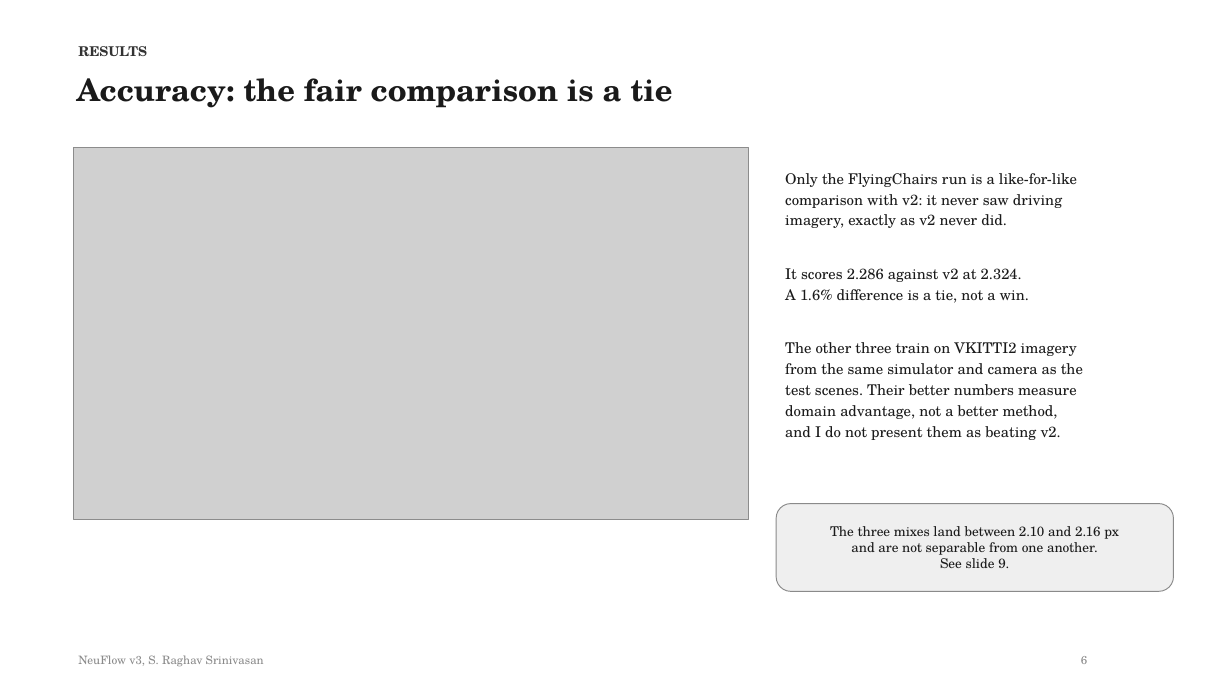
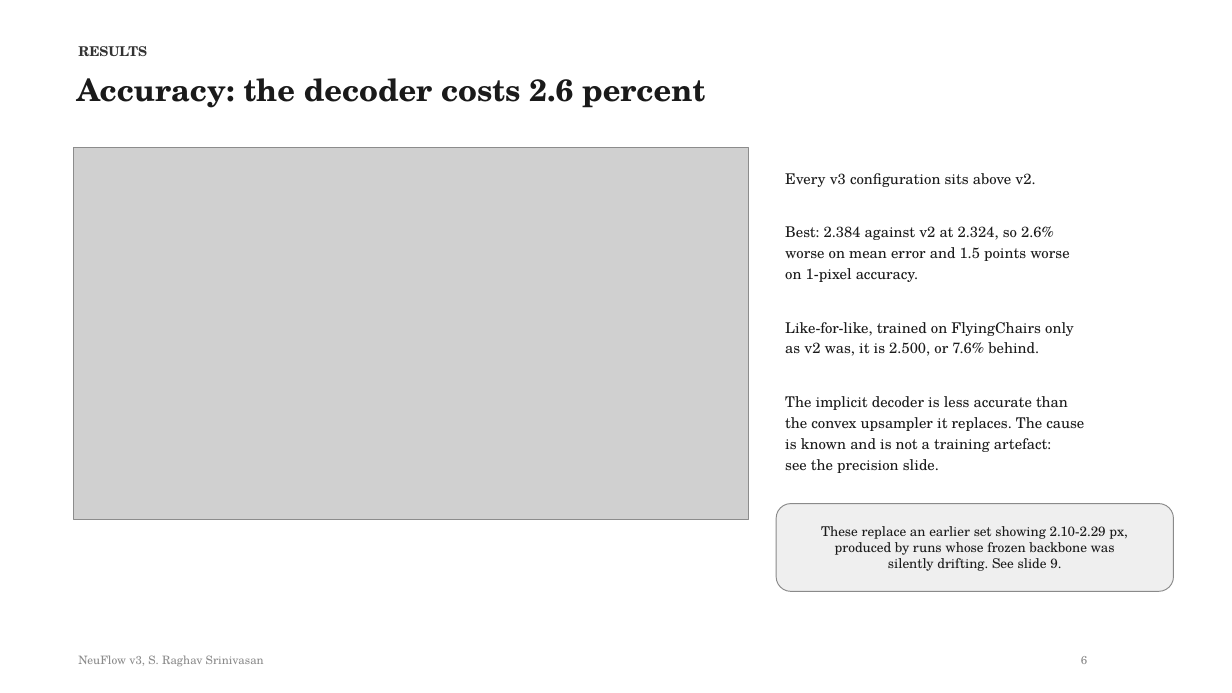
Before and after one commit to shrirag10/Neuflowv3, a slide deck: slide 6 of docs/NeuFlow_v3_status.pptx. Drawn at 1232x693 pixels with LibreOffice and Linux fonts; fonts in the diff are those of the drawing; grey boxes stand for pictures. Boxes give left, top, right and bottom in pixels: in the first picture for what was removed or moved away, otherwise in the second. Text is boxed around its words. In the diff, an @@ line names an element or a change of style, - is before the commit and + after.

Commit message:
Clean re-runs with verified-frozen front end: withdraw the accuracy-parity claim, v3 is 2.6% behind v2; update report, README, deck and figures

```diff
--- a/docs/NeuFlow_v3_status.pptx
+++ b/docs/NeuFlow_v3_status.pptx
@@ text at (x1=77, y1=78, x2=705, y2=108): text changed @@
-Accuracy: the fair comparison is a tie
+Accuracy: the decoder costs 2.6 percent
@@ text at (x1=785, y1=173, x2=1084, y2=473): text changed @@
-Only the FlyingChairs run is a like-for-like
-comparison with v2: it never saw driving
-imagery, exactly as v2 never did.
-It scores 2.286 against v2 at 2.324.
-A 1.6% difference is a tie, not a win.
-The other three train on VKITTI2 imagery
-from the same simulator and camera as the
-test scenes. Their better numbers measure
-domain advantage, not a better method,
-and I do not present them as beating v2.
+Every v3 configuration sits above v2.
+Best: 2.384 against v2 at 2.324, so 2.6%
+worse on mean error and 1.5 points worse
+on 1-pixel accuracy.
+Like-for-like, trained on FlyingChairs only
+as v2 was, it is 2.500, or 7.6% behind.
+The implicit decoder is less accurate than
+the convex upsampler it replaces. The cause
+is known and is not a training artefact:
+see the precision slide.
@@ text in rounded rectangle at (x1=821, y1=526, x2=1128, y2=571): text changed @@
-The three mixes land between 2.10 and 2.16 px
-and are not separable from one another.
-See slide 9.
+These replace an earlier set showing 2.10-2.29 px,
+produced by runs whose frozen backbone was
+silently drifting. See slide 9.
```
Also in this commit, not shown: 5 other slides changed, 14 other files.
